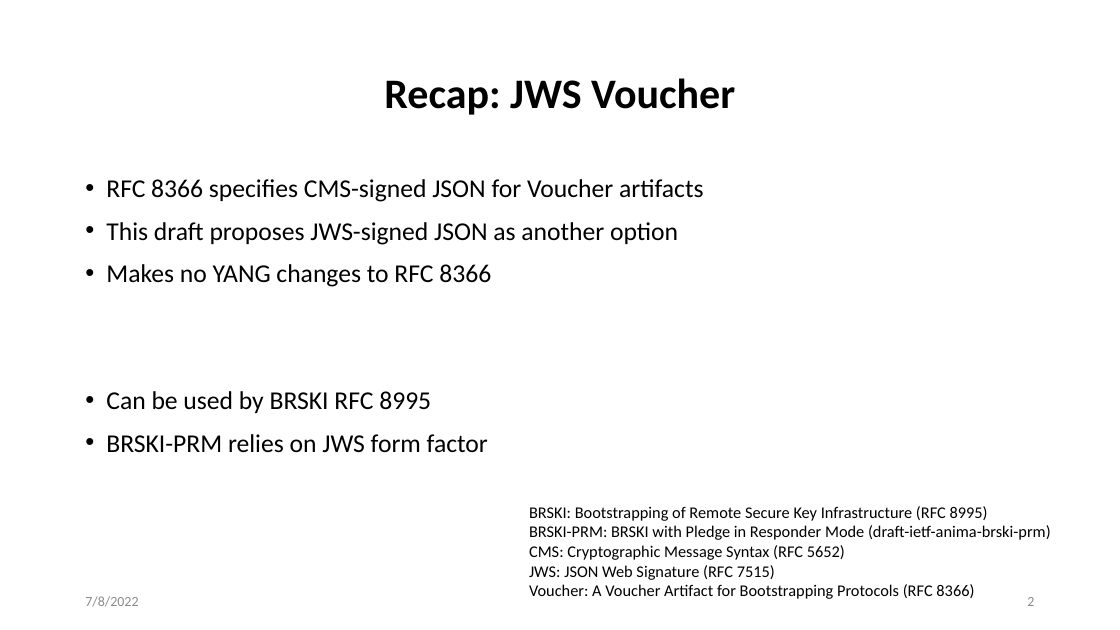
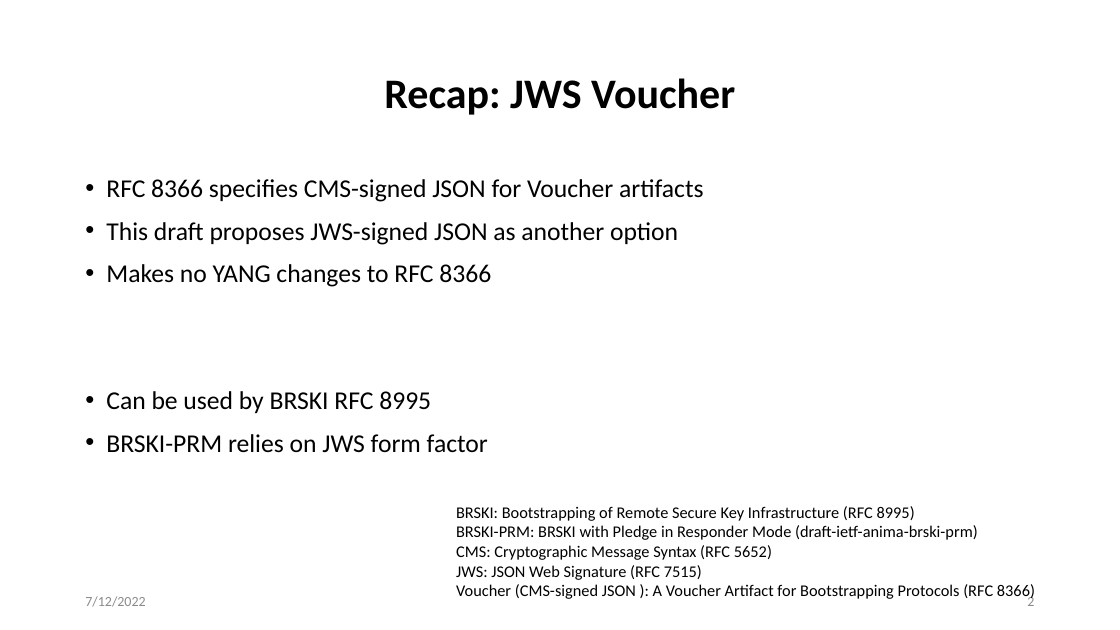
Before and after one commit to anima-wg/anima-jws-voucher, a slide deck: slide 2 of presentations/ietf114-anima-jws-voucher.pptx. Drawn at 1120x630 pixels with LibreOffice and Linux fonts; fonts in the diff are those of the drawing. Boxes give left, top, right and bottom in pixels: in the first picture for what was removed or moved away, otherwise in the second. Text is boxed around its words. In the diff, an @@ line names an element or a change of style, - is before the commit and + after.

```diff
--- a/presentations/ietf114-anima-jws-voucher.pptx
+++ b/presentations/ietf114-anima-jws-voucher.pptx
@@ text "BRSKI: Bootstrapping of Remote Secure ...": place and size @@
-text "BRSKI: Bootstrapping of Remote Secure ..." at (529, 506, 1051, 599)
+text "BRSKI: Bootstrapping of Remote Secure ..." at (456, 506, 1035, 601)
@@ text at (85, 596, 145, 607): text changed @@
-7/8/2022
+7/12/2022
@@ text at (456, 584, 1035, 601): text changed @@
-Voucher: A Voucher Artifact for Bootstrapping Protocols (RFC 8366)
+Voucher (CMS-signed JSON ): A Voucher Artifact for Bootstrapping Protocols (RFC 8366)
```
Also in this commit, not shown: 6 other slides changed, 1 slide added.
